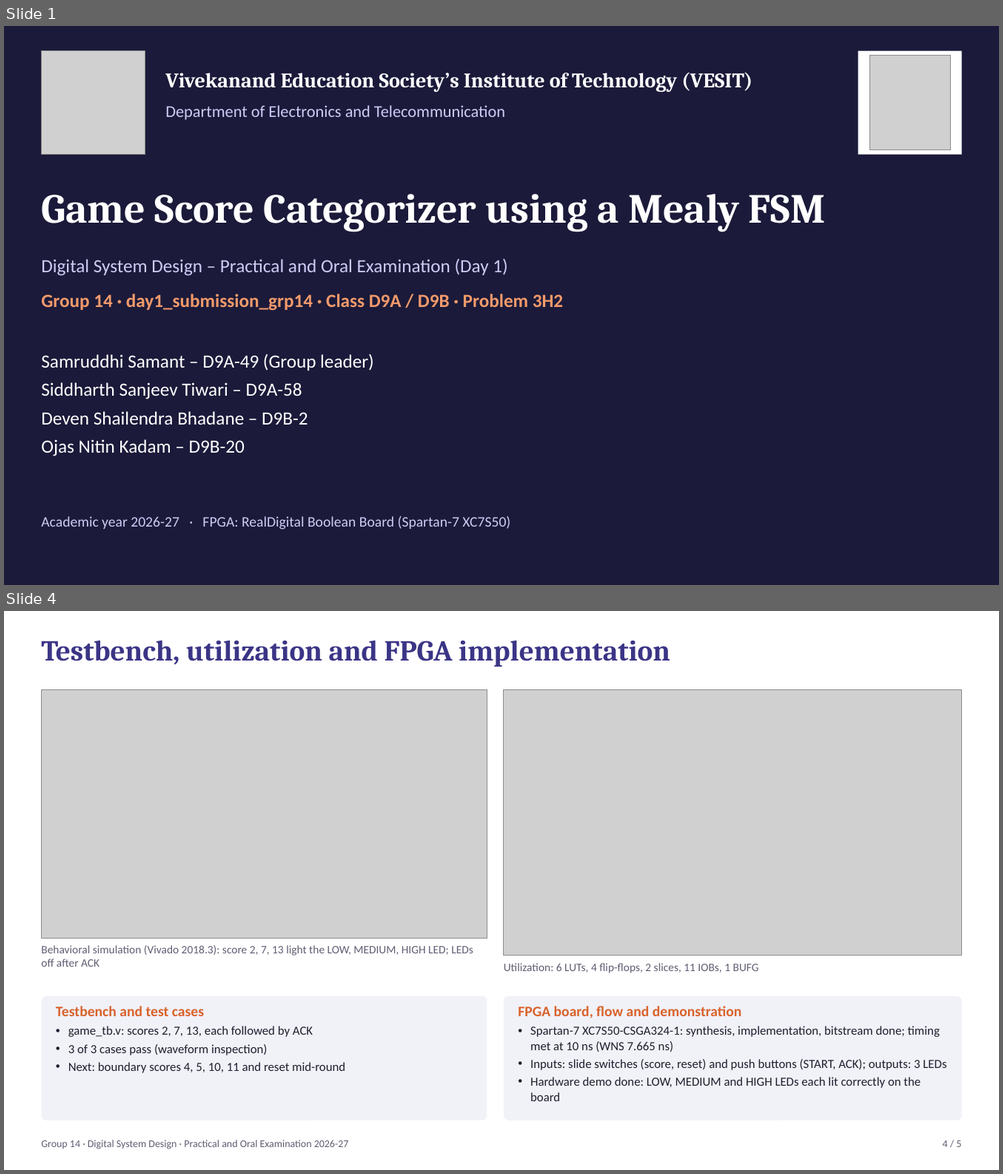
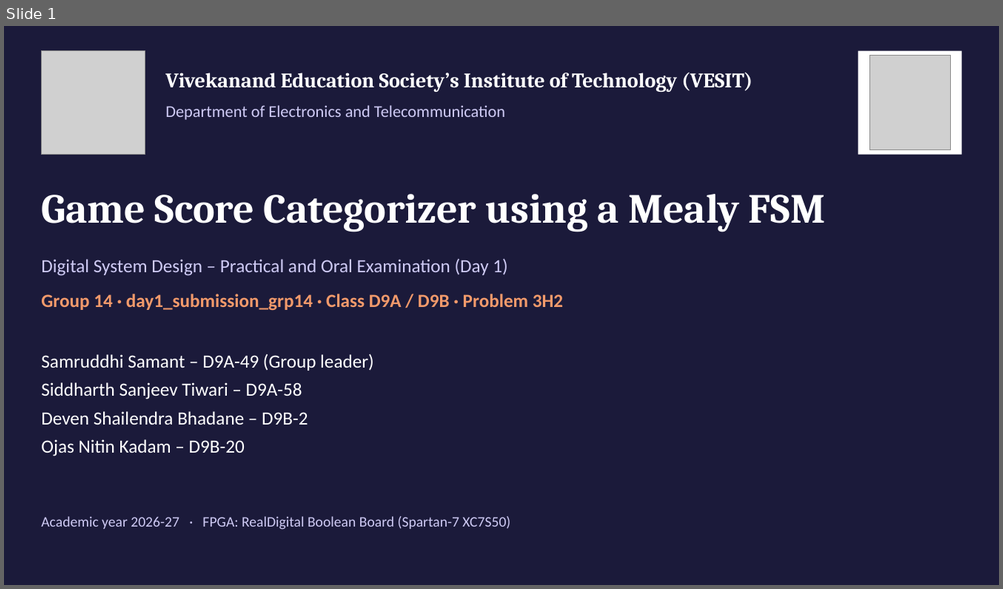
Before and after one commit to MrugendraVasmatkar/Digital_System_Design_Practical_2026_27_D9A_B, a slide deck: Group_Submissions/day1_submission_grp14/06_Presentation/Group14_DSD_Presentation.pptx. Shown one above the other, each under a label of ours: slides 1 and 4 before the commit, slide 1 after it; the slides between them are not shown. The pictures are 1003x1174 and 1003x589 pixels, drawn with LibreOffice and Linux fonts; fonts in the diff are those of the drawing; grey boxes stand for pictures. Boxes give left, top, right and bottom in pixels: in the first picture for what was removed or moved away, otherwise in the second. Text is boxed around its words. In the diff, an @@ line names an element or a change of style, - is before the commit and + after.

```diff
--- a/Group_Submissions/day1_submission_grp14/06_Presentation/Group14_DSD_Presentation.pptx
+++ b/Group_Submissions/day1_submission_grp14/06_Presentation/Group14_DSD_Presentation.pptx
@@ slide 4 removed at [4, 611, 999, 1170], background #FFFFFF @@
@@ text removed at [41, 640, 670, 667] @@
-Testbench, utilization and FPGA implementation
@@ picture removed at [41, 690, 486, 939] @@
@@ picture removed at [504, 690, 962, 957] @@
@@ text removed at [41, 945, 473, 967] @@
-Behavioral simulation (Vivado 2018.3): score 2, 7, 13 light the LOW, MEDIUM, HIGH LED; LEDs off after ACK
@@ text removed at [504, 963, 759, 974] @@
-Utilization: 6 LUTs, 4 flip-flops, 2 slices, 11 IOBs, 1 BUFG
@@ rounded rectangle removed at [41, 997, 486, 1122] @@
@@ text removed at [56, 1006, 204, 1017] @@
-Testbench and test cases
@@ rounded rectangle removed at [504, 997, 962, 1122] @@
@@ text removed at [518, 1006, 742, 1019] @@
-FPGA board, flow and demonstration
@@ text removed at [68, 1026, 345, 1073] @@
-• game_tb.v: scores 2, 7, 13, each followed by ACK
-• 3 of 3 cases pass (waveform inspection)
-• Next: boundary scores 4, 5, 10, 11 and reset mid-round
@@ text removed at [530, 1026, 946, 1102] @@
-• Spartan-7 XC7S50-CSGA324-1: synthesis, implementation, bitstream done; timing met at 10 ns (WNS 7.665 ns)
-• Inputs: slide switches (score, reset) and push buttons (START, ACK); outputs: 3 LEDs
-• Hardware demo done: LOW, MEDIUM and HIGH LEDs each lit correctly on the board
@@ text removed at [41, 1140, 349, 1150] @@
-Group 14 · Digital System Design · Practical and Oral Examination 2026-27
@@ text removed at [942, 1141, 961, 1147] @@
-4 / 5
```
Also in this commit, not shown: 2 slides added, 3 other slides removed, 3 other files.
